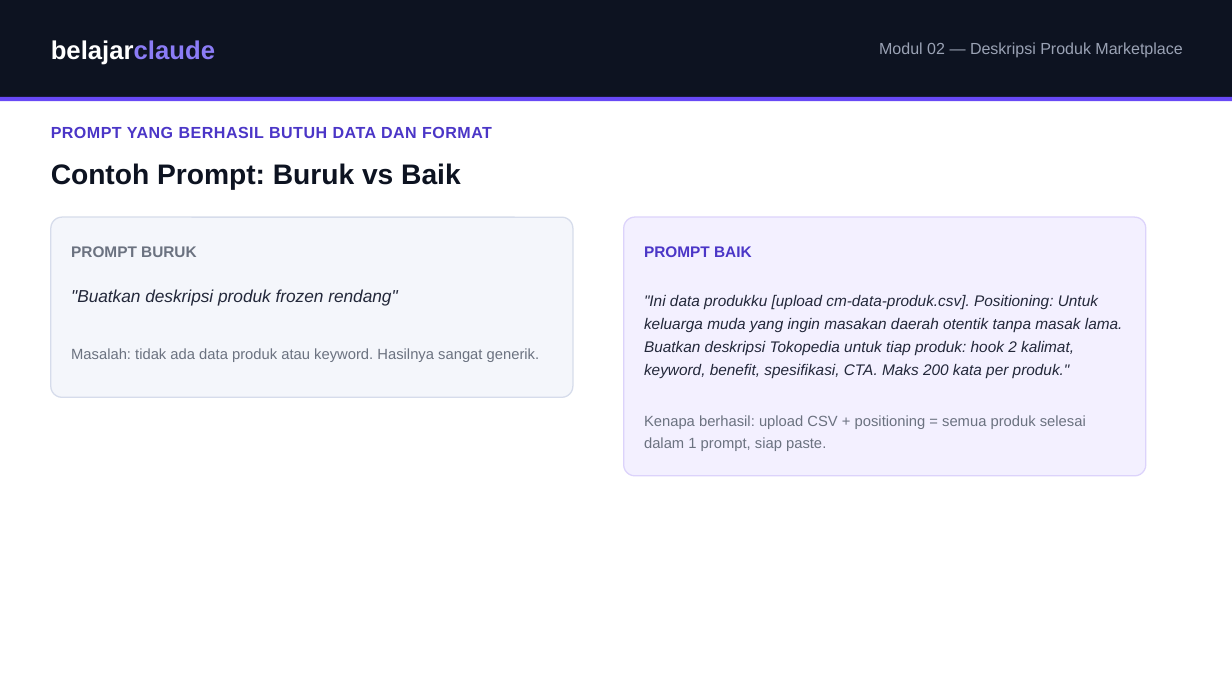
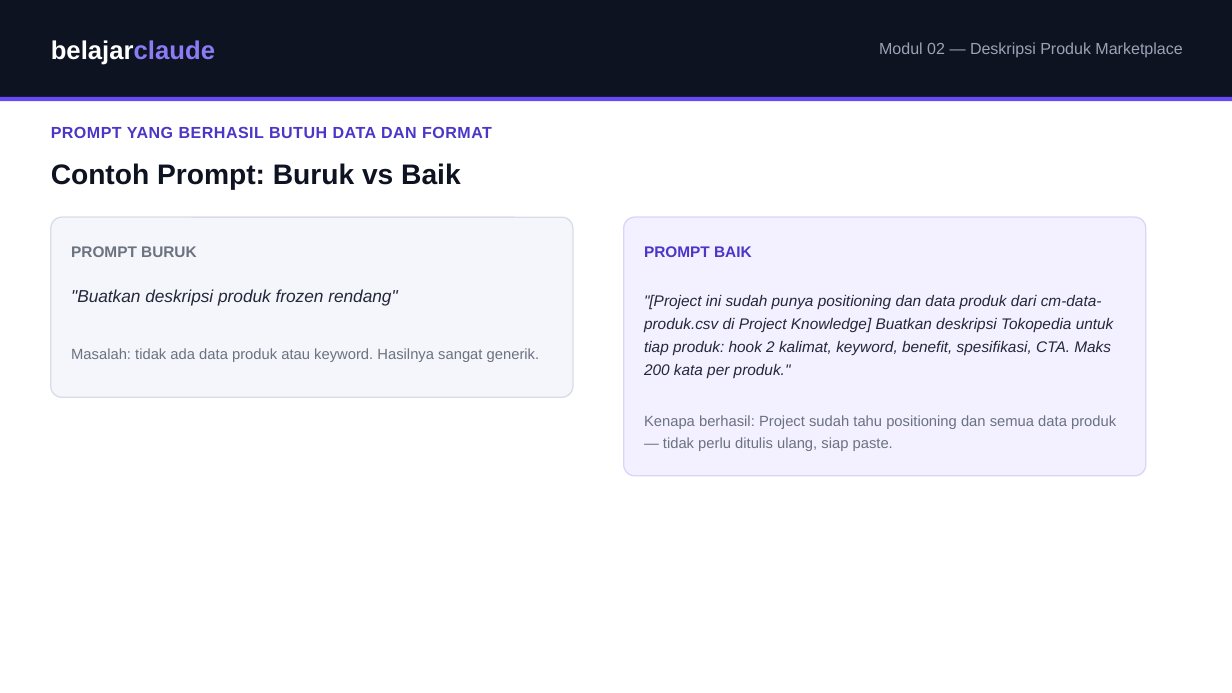
Before and after one commit to juliautomo/belajar-claude, a slide deck: slide 3 of Content-Marketing/M02-Deskripsi-Produk/K3-M02-Deskripsi-Produk.pptx. Drawn at 1232x693 pixels with LibreOffice and Linux fonts; fonts in the diff are those of the drawing. Boxes give left, top, right and bottom in pixels: in the first picture for what was removed or moved away, otherwise in the second. Text is boxed around its words. In the diff, an @@ line names an element or a change of style, - is before the commit and + after.

Commit message:
M02: use Project Knowledge for product catalog continuity (positioning M1 + katalog M2 both auto-carry to M3-5); ripple fix to M3; update PPTX + outline xlsx to match

```diff
--- a/Content-Marketing/M02-Deskripsi-Produk/K3-M02-Deskripsi-Produk.pptx
+++ b/Content-Marketing/M02-Deskripsi-Produk/K3-M02-Deskripsi-Produk.pptx
@@ text at (644,295,1114,378): text changed @@
-"Ini data produkku [upload cm-data-produk.csv]. Positioning: Untuk keluarga muda yang ingin masakan daerah otentik tanpa masak lama. Buatkan deskripsi Tokopedia untuk tiap produk: hook 2 kalimat, keyword, benefit, spesifikasi, CTA. Maks 200 kata per produk."
+"[Project ini sudah punya positioning dan data produk dari cm-data-produk.csv di Project Knowledge] Buatkan deskripsi Tokopedia untuk tiap produk: hook 2 kalimat, keyword, benefit, spesifikasi, CTA. Maks 200 kata per produk."
@@ text at (644,415,1116,451): text changed @@
-Kenapa berhasil: upload CSV + positioning = semua produk selesai dalam 1 prompt, siap paste.
+Kenapa berhasil: Project sudah tahu positioning dan semua data produk — tidak perlu ditulis ulang, siap paste.
```
Also in this commit, not shown: 3 other slides changed, 2 other files.
